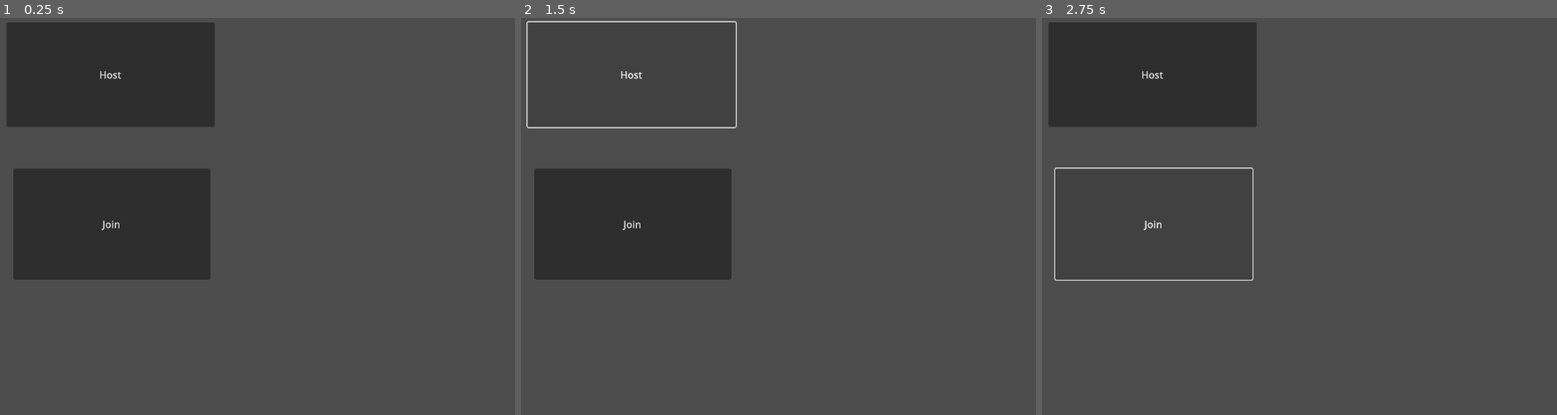
Above: before the commit, frames 1-3 (left to right).
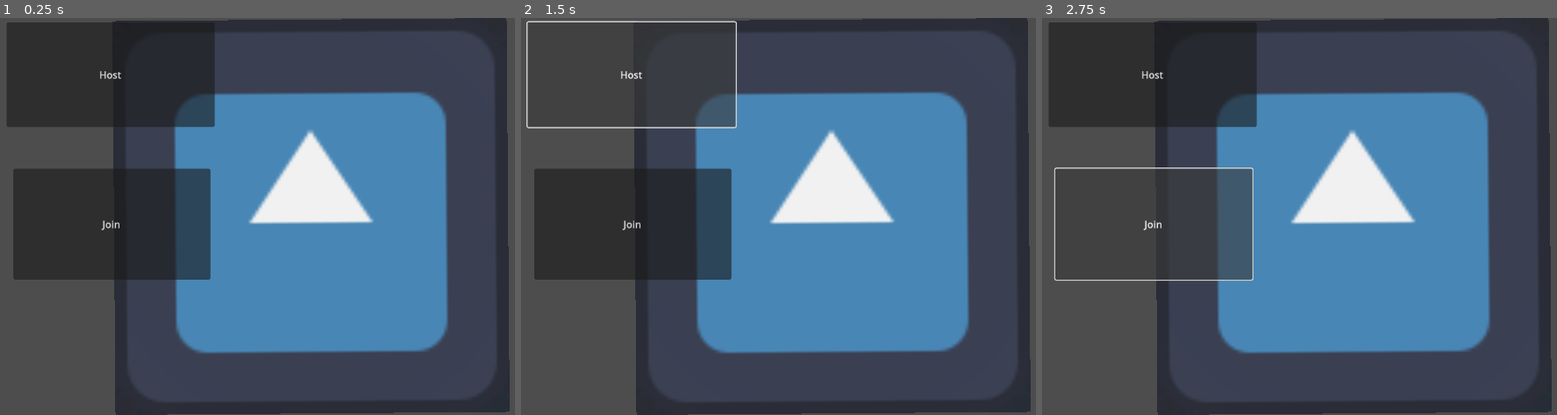
Above: after the commit, the same moments.

Repository: Github11200/Booming-Beavers
Game: Godot game, scene res://Scenes/main.tscn
Two runs of this game, one before a commit and one after it. Both use one fixed random seed, a clock stepped at 60 frames per second and the inputs below. The engine's default icon, where the game draws it, is replaced by a stand-in: a white triangle on a blue panel in a dark square.
Inputs (mouse positions are in pixels of both pictures, inside the frame that each line leads up to):
- Up to frame 1 (0.25 s): no input
- Up to frame 2 (1.5 s): tap Enter at 0.5 s; move the mouse to (989, 196) at 0.52 s; hold D (right) 0.53-1.25 s; tap H at 0.6 s; click "Host" at 1.25 s
- Up to frame 3 (2.75 s): click "Join" at 2 s

The runs differ from the first frame. In frame 1, 42% of the frame differs, in the area x 21-99%, y 0-100%; in frame 2, 42%; in frame 3, 42%.

Commit message:
changed camera

Diff:
--- a/Scenes/main.tscn
+++ b/Scenes/main.tscn
@@ -2,14 +2,13 @@
 
 [ext_resource type="PackedScene" uid="uid://d2a7qdfuc1rme" path="res://Scenes/player.tscn" id="1_bo1nx"]
 [ext_resource type="Script" uid="uid://py1k2y6vhqmc" path="res://Scripts/multiplayer_spawner.gd" id="1_jjgbg"]
+[ext_resource type="Texture2D" uid="uid://dueypue8t60a6" path="res://icon.svg" id="1_jjvhh"]
 [ext_resource type="PackedScene" uid="uid://6hoamojaxorj" path="res://Scenes/ui.tscn" id="2_bo1nx"]
 
 [sub_resource type="QuadMesh" id="QuadMesh_ig7tw"]
 
-[sub_resource type="PlaceholderTexture2D" id="PlaceholderTexture2D_ig7tw"]
-
 [sub_resource type="StandardMaterial3D" id="StandardMaterial3D_0xm2m"]
-albedo_texture = SubResource("PlaceholderTexture2D_ig7tw")
+albedo_texture = ExtResource("1_jjvhh")
 
 [node name="Main" type="Node3D"]
 
@@ -29,3 +28,8 @@
 network_player = ExtResource("1_bo1nx")
 
 [node name="CanvasLayer" parent="." instance=ExtResource("2_bo1nx")]
+
+[node name="Camera3D" type="Camera3D" parent="."]
+transform = Transform3D(1, 0, 0, 0, -4.37114e-08, 1, 0, -1, -4.37114e-08, 0, 4.18156, 0)
+projection = 1
+size = 9.66335
--- a/Scenes/player.tscn
+++ b/Scenes/player.tscn
@@ -9,21 +9,16 @@
 properties/0/spawn = true
 properties/0/replication_mode = 1
 
+[sub_resource type="CapsuleShape3D" id="CapsuleShape3D_v0iea"]
+
 [node name="CharacterBody3D" type="CharacterBody3D"]
 script = ExtResource("1_4flbx")
 
 [node name="MeshInstance3D" type="MeshInstance3D" parent="."]
 mesh = SubResource("CapsuleMesh_iw7eq")
 
-[node name="Camera Origin" type="Node3D" parent="."]
-transform = Transform3D(1, 0, 0, 0, 1, 0, 0, 0, 1, 0, 0.609842, 0)
-
-[node name="SpringArm3D" type="SpringArm3D" parent="Camera Origin"]
-spring_length = 2.0
-margin = 0.5
-
-[node name="Camera3D" type="Camera3D" parent="Camera Origin/SpringArm3D"]
-transform = Transform3D(1, 0, 0, 0, 1, 0, 0, 0, 1, 0, 0, 1.93362)
-
 [node name="MultiplayerSynchronizer" type="MultiplayerSynchronizer" parent="."]
 replication_config = SubResource("SceneReplicationConfig_4flbx")
+
+[node name="CollisionShape3D" type="CollisionShape3D" parent="."]
+shape = SubResource("CapsuleShape3D_v0iea")
Not shown: 1 places in Scenes/player.tscn that only renumber resources
